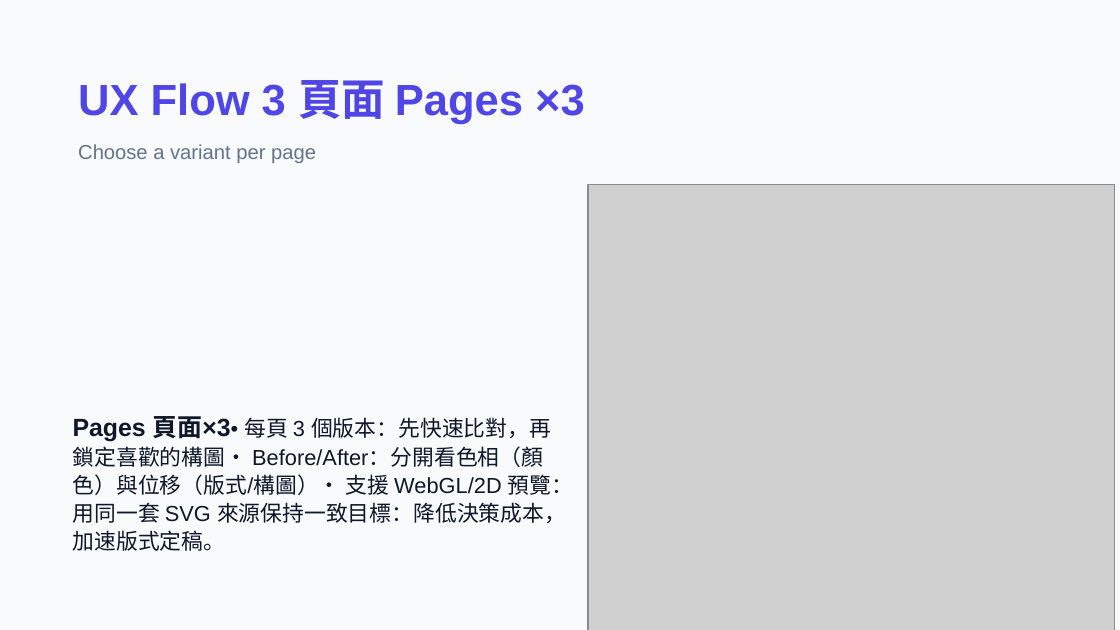
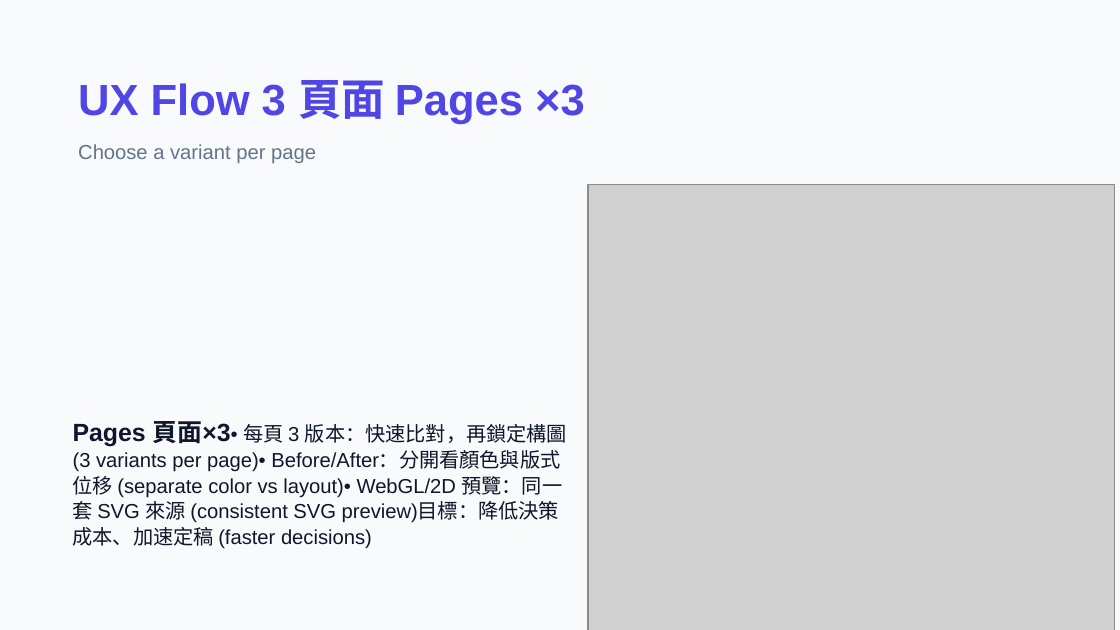
Before and after one commit to macaumonsoon/Portfolio-ReStyle-AI, a slide deck: slide 6 of presentation/Portfolio-ReStyle-AI-Design-Deck.pptx. Drawn at 1120x630 pixels with LibreOffice and Linux fonts; fonts in the diff are those of the drawing; grey boxes stand for pictures. Boxes give left, top, right and bottom in pixels: in the first picture for what was removed or moved away, otherwise in the second. Text is boxed around its words. In the diff, an @@ line names an element or a change of style, - is before the commit and + after.

```diff
--- a/presentation/Portfolio-ReStyle-AI-Design-Deck.pptx
+++ b/presentation/Portfolio-ReStyle-AI-Design-Deck.pptx
@@ text at bbox=[73, 421, 567, 549]: text changed; size 14 to 13 pt @@
-Pages 頁面×3• 每頁 3 個版本：先快速比對，再鎖定喜歡的構圖• Before/After：分開看色相（顏色）與位移（版式/構圖）• 支援 WebGL/2D 預覽：用同一套 SVG 來源保持一致目標：降低決策成本，加速版式定稿。
+Pages 頁面×3• 每頁 3 版本：快速比對，再鎖定構圖 (3 variants per page)• Before/After：分開看顏色與版式位移 (separate color vs layout)• WebGL/2D 預覽：同一套 SVG 來源 (consistent SVG preview)目標：降低決策成本、加速定稿 (faster decisions)
```
Also in this commit, not shown: 10 other slides changed, 1 other file.
